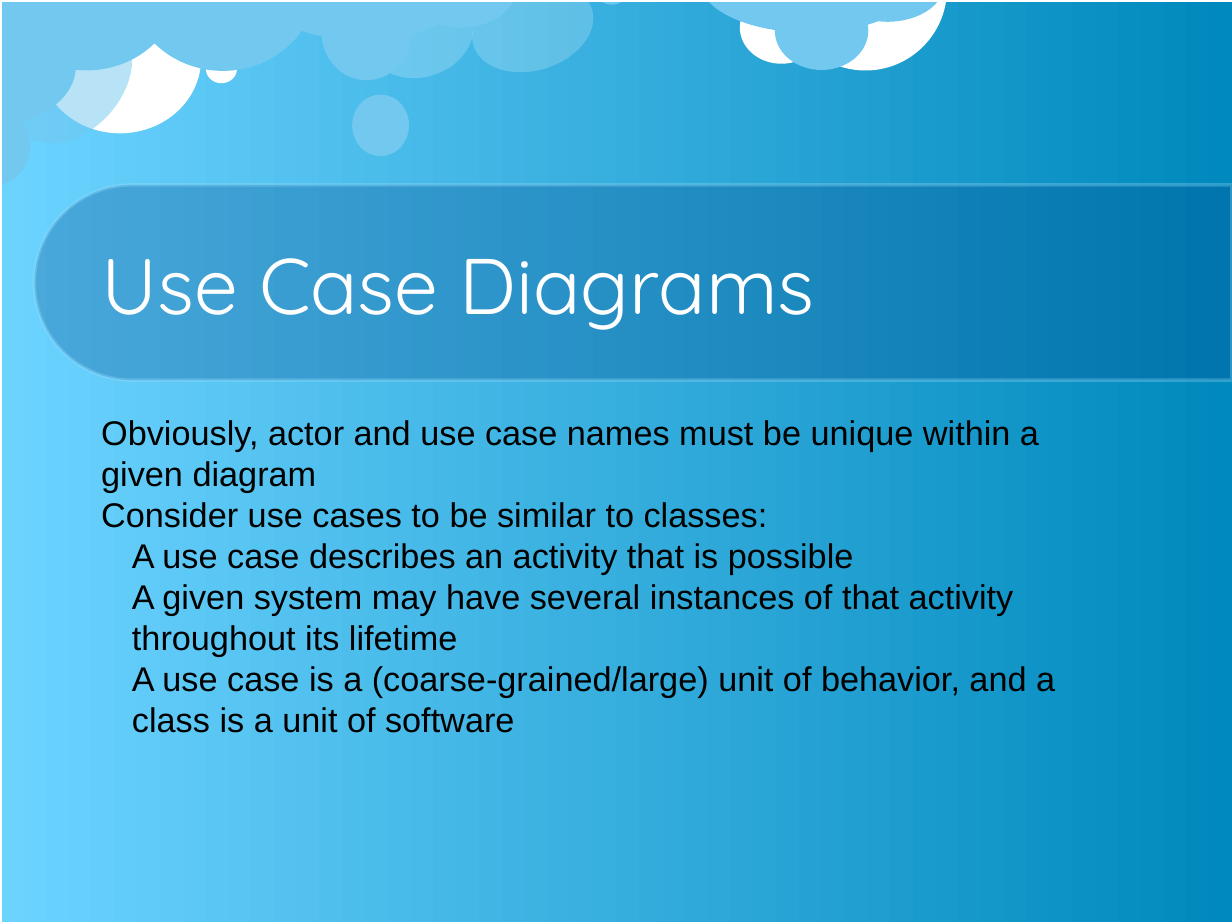
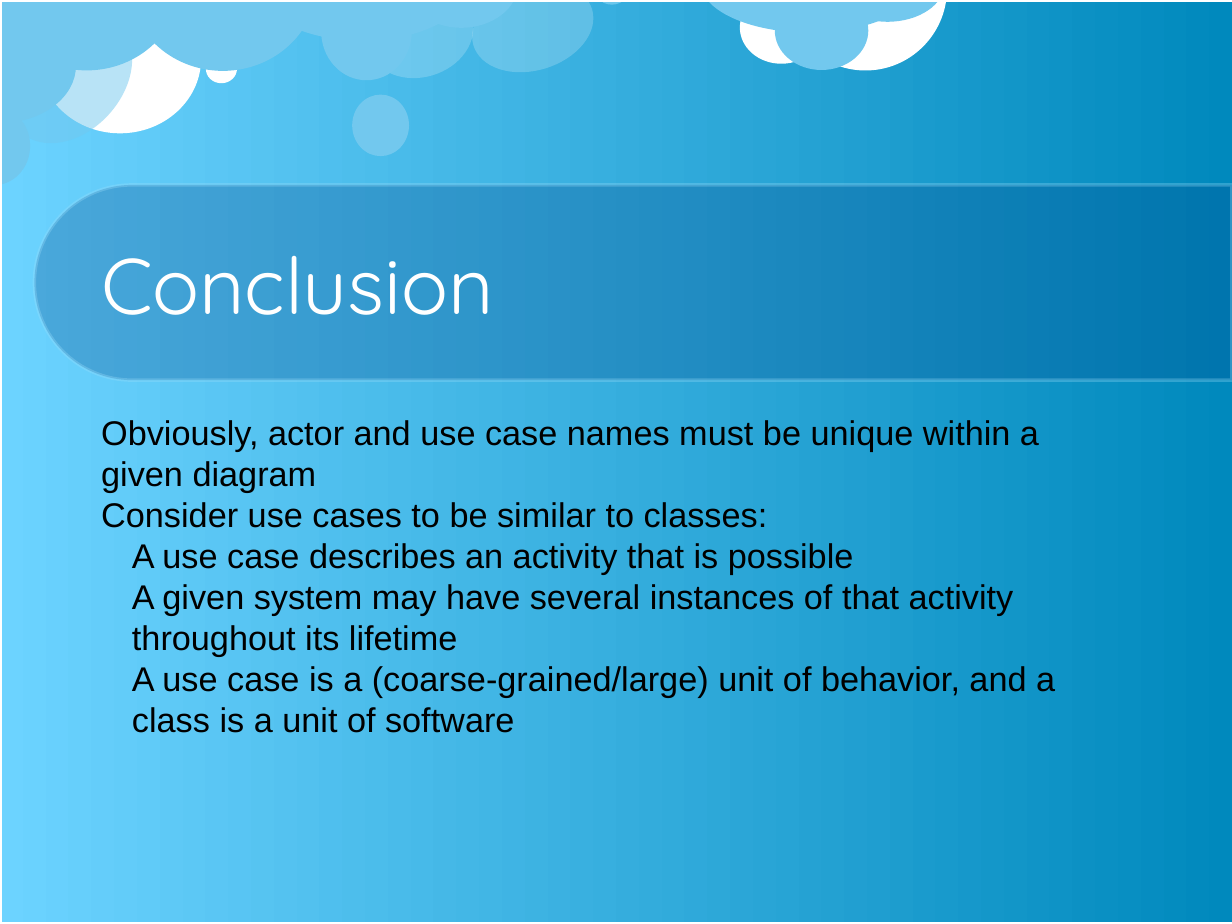
Before and after one commit to bugChanger/E-receipit_for_CSE404, a slide deck: slide 20 of MVC & use_case.ppt (slide 21 before the commit). Drawn at 1232x924 pixels with LibreOffice and Linux fonts; fonts in the diff are those of the drawing; background and template pictures are left out. Boxes give left, top, right and bottom in pixels: in the first picture for what was removed or moved away, otherwise in the second. Text is boxed around its words. In the diff, an @@ line names an element or a change of style, - is before the commit and + after.

```diff
--- a/MVC & use_case.ppt
+++ b/MVC & use_case.ppt
@@ title at [101, 256, 494, 315]: text changed @@
-Use Case Diagrams
+Conclusion
```
Also in this commit, not shown: 1 other slide changed, 1 slide added, 2 slides removed.
